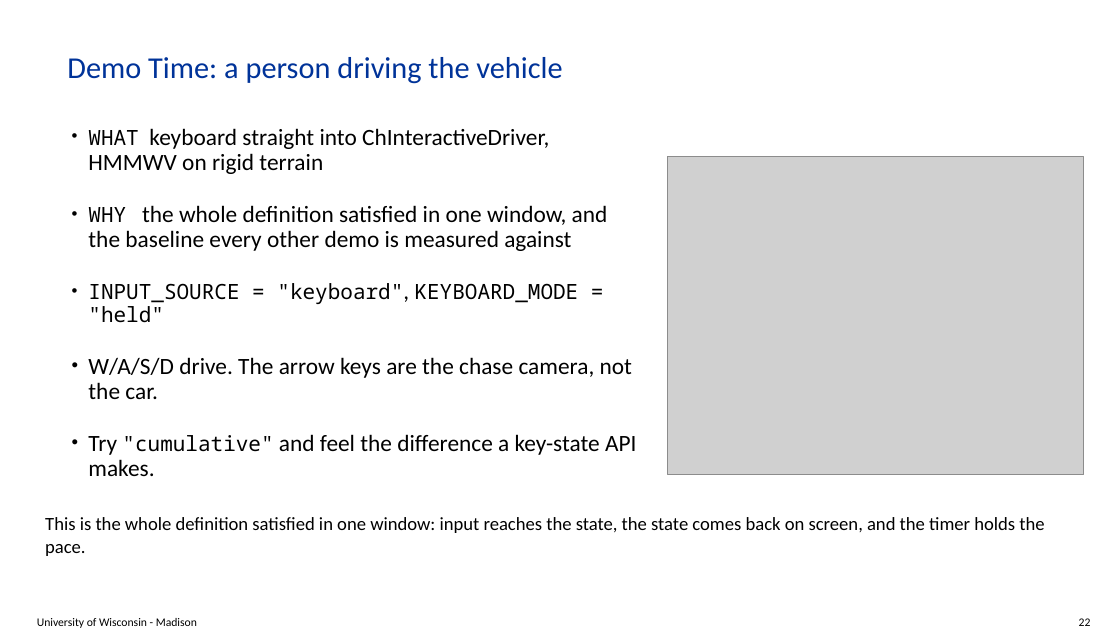
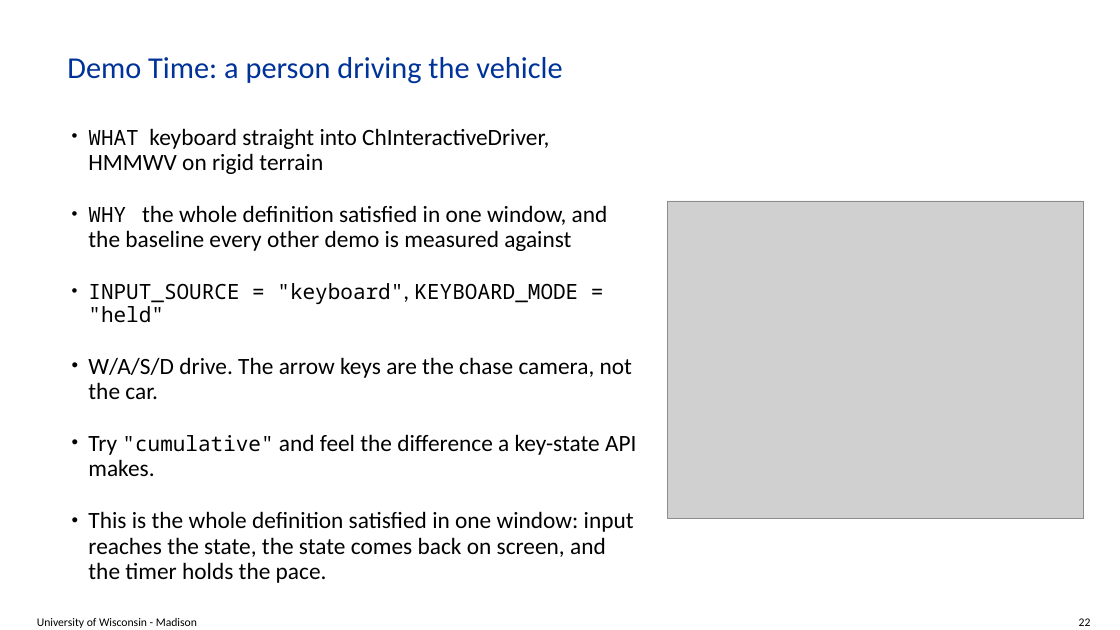
Before and after one commit to ksha23/chrono-hil-tutorial, a slide deck: slide 22 of tutorial_HIL_driver.pptx. Drawn at 1120x630 pixels with LibreOffice and Linux fonts; fonts in the diff are those of the drawing; grey boxes stand for pictures; background and template pictures are left out. Boxes give left, top, right and bottom in pixels: in the first picture for what was removed or moved away, otherwise in the second. Text is boxed around its words. In the diff, an @@ line names an element or a change of style, - is before the commit and + after.

```diff
--- a/tutorial_HIL_driver.pptx
+++ b/tutorial_HIL_driver.pptx
@@ picture: place and size @@
-picture at (668, 157, 1084, 475)
+picture at (668, 201, 1084, 518)
@@ text removed at (45, 517, 1044, 556) @@
-This is the whole definition satisfied in one window: input reaches the state, the state comes back on screen, and the timer holds the pace.
@@ text at (88, 511, 634, 583): paragraph added @@
+• This is the whole definition satisfied in one window: input reaches the state, the state comes back on screen, and the timer holds the pace.
```
Also in this commit, not shown: 16 other slides changed, 2 other files.
